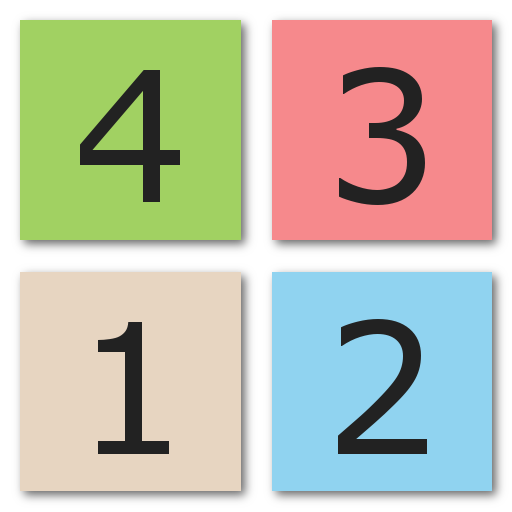
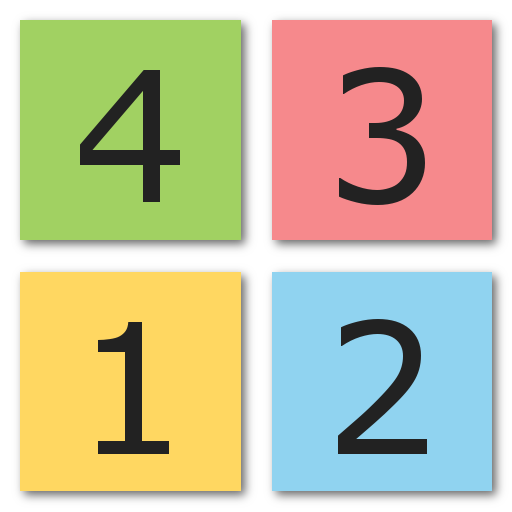
Layer changes from the first 512px x 512px image to the second:
painted on "Background" over [20, 272, 241, 491]
